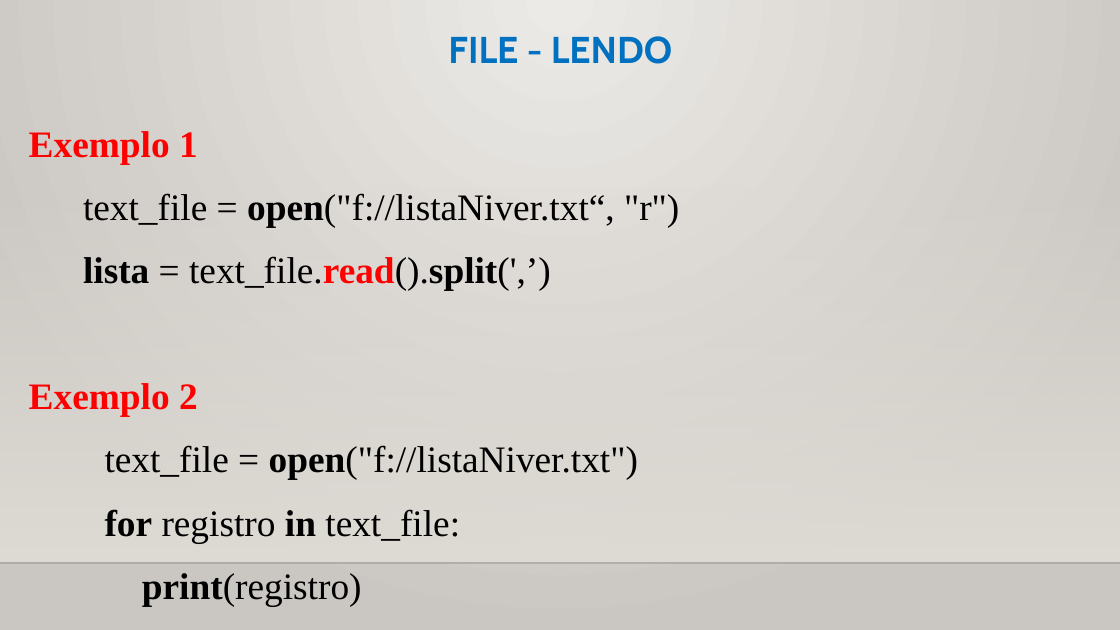
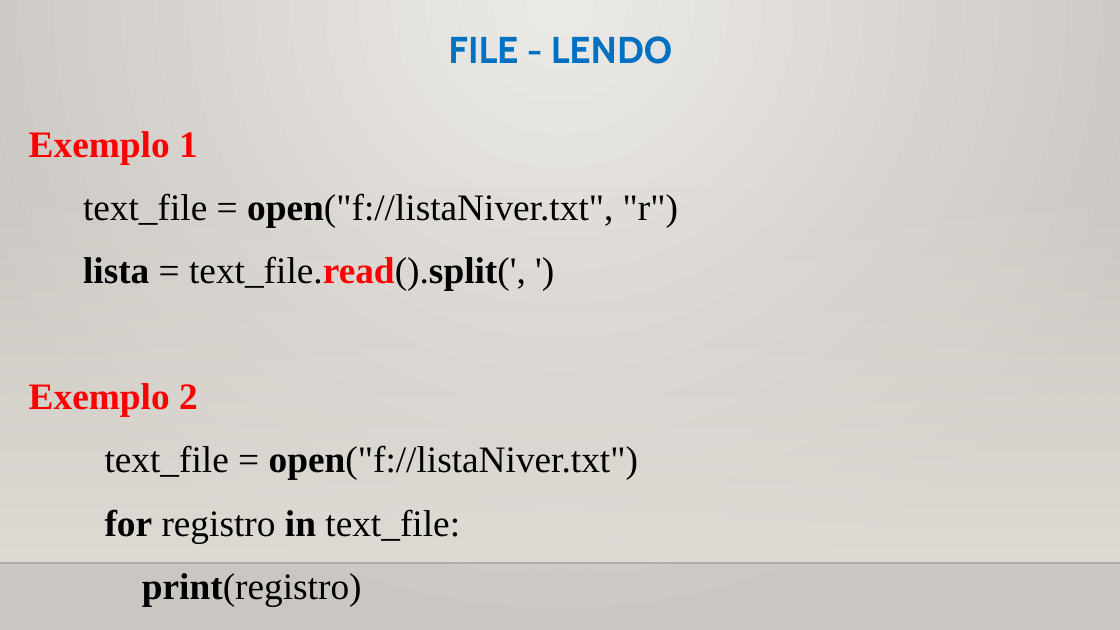
Before and after one commit to CloudEducationBrazil/WydenPythonParadigmas, a slide deck: slide 21 of 01 Classes/Aula 10 Programação Python - Arquivos e JSON.pptx. Drawn at 1120x630 pixels with LibreOffice and Linux fonts; fonts in the diff are those of the drawing; background and template pictures are left out. Boxes give left, top, right and bottom in pixels: in the first picture for what was removed or moved away, otherwise in the second. Text is boxed around its words. In the diff, an @@ line names an element or a change of style, - is before the commit and + after.

```diff
--- a/01 Classes/Aula 10 Programação Python - Arquivos e JSON.pptx
+++ b/01 Classes/Aula 10 Programação Python - Arquivos e JSON.pptx
@@ text at [83,193,678,290]: text changed @@
-    text_file = open("f://listaNiver.txt“, "r")
-    lista = text_file.read().split(',’)
+    text_file = open("f://listaNiver.txt", "r")
+    lista = text_file.read().split(', ')
```
Also in this commit, not shown: 6 other slides changed.
